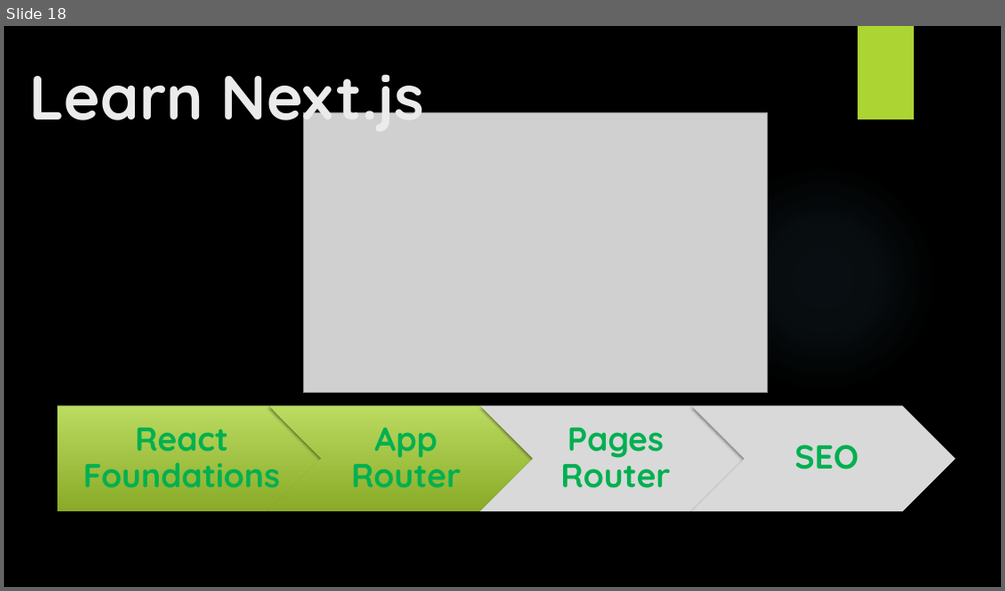
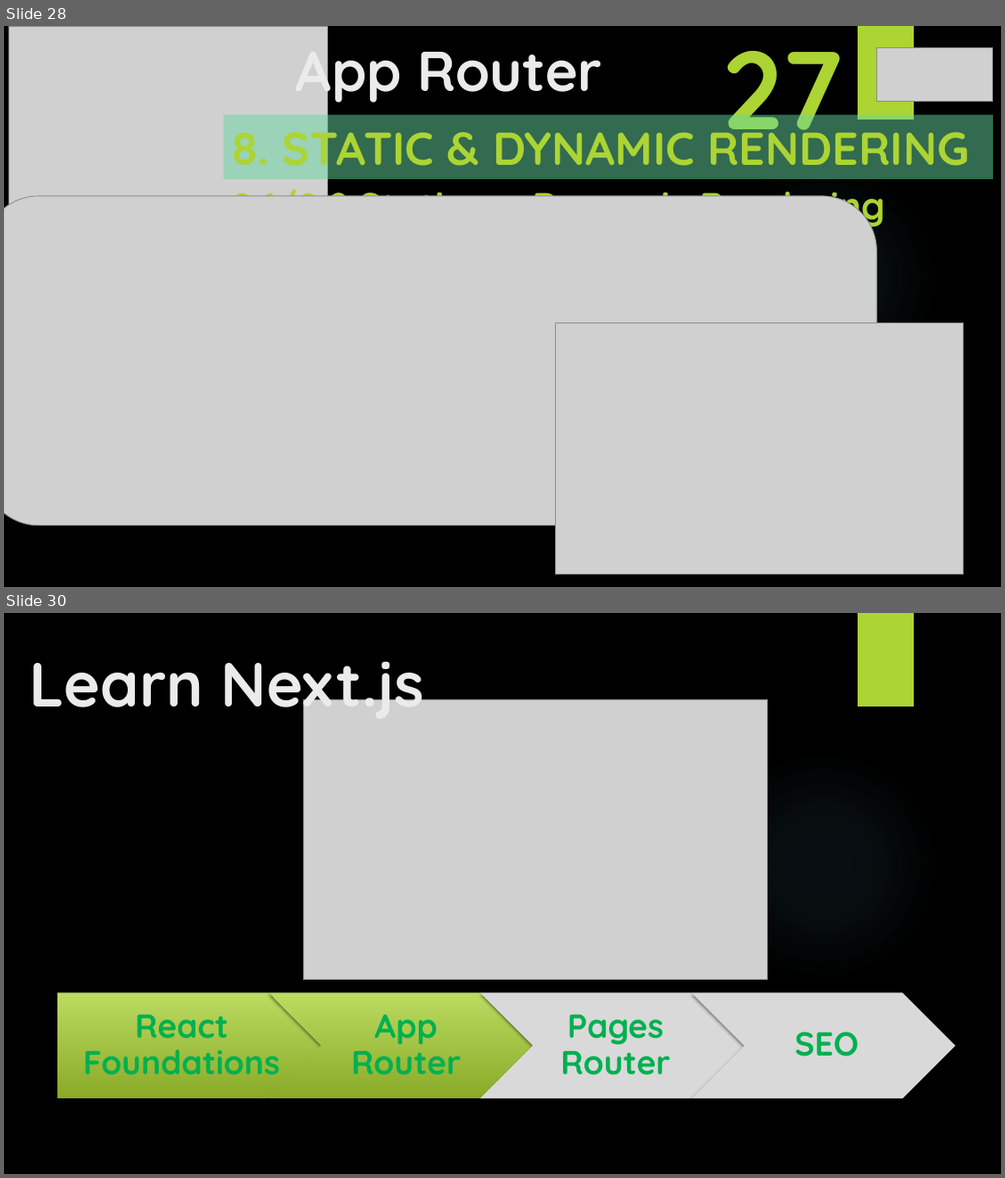
Before and after one commit to yasenstar/learn_javascript, a slide deck: learn_nextjs/2_App_Router/App_Router.pptx. Shown one above the other, each under a label of ours: slide 18 before the commit, slides 28 and 30 after it; the slides between them are not shown. The pictures are 1005x591 and 1005x1178 pixels, drawn with LibreOffice and Linux fonts; fonts in the diff are those of the drawing; grey boxes stand for pictures; background and template pictures are left out. Boxes give left, top, right and bottom in pixels: in the first picture for what was removed or moved away, otherwise in the second. Text is boxed around its words. In the diff, an @@ line names an element or a change of style, - is before the commit and + after.

```diff
--- a/learn_nextjs/2_App_Router/App_Router.pptx
+++ b/learn_nextjs/2_App_Router/App_Router.pptx
@@ slide 28 added at [4, 26, 1001, 587], background picture (left out); not listed: 2 template elements that a slide beside it also shows @@
@@ picture added at [8, 26, 327, 229] @@
@@ title added at [296, 33, 602, 106], 54 pt, text #EBEBEB, bold @@
+App Router
@@ text added at [722, 51, 844, 158], 106.4 pt, text #ACD433, bold @@
+27
@@ picture added at [877, 48, 993, 102] @@
@@ subtitle added at [224, 115, 994, 179], fill #65D6A0 at 50% opacity, 44.4 pt, text #ACD433, bold @@
+8. STATIC & DYNAMIC RENDERING
@@ text added at [231, 181, 884, 229], 36 pt, text #ACD433, bold @@
+8.1/8.2 Static vs. Dynamic Rendering
@@ picture added at [4, 196, 877, 524] @@
@@ picture added at [555, 323, 963, 574] @@
@@ what was slide 18 is now slide 30 @@
```
Also in this commit, not shown: 11 other slides added, 2 other files.
